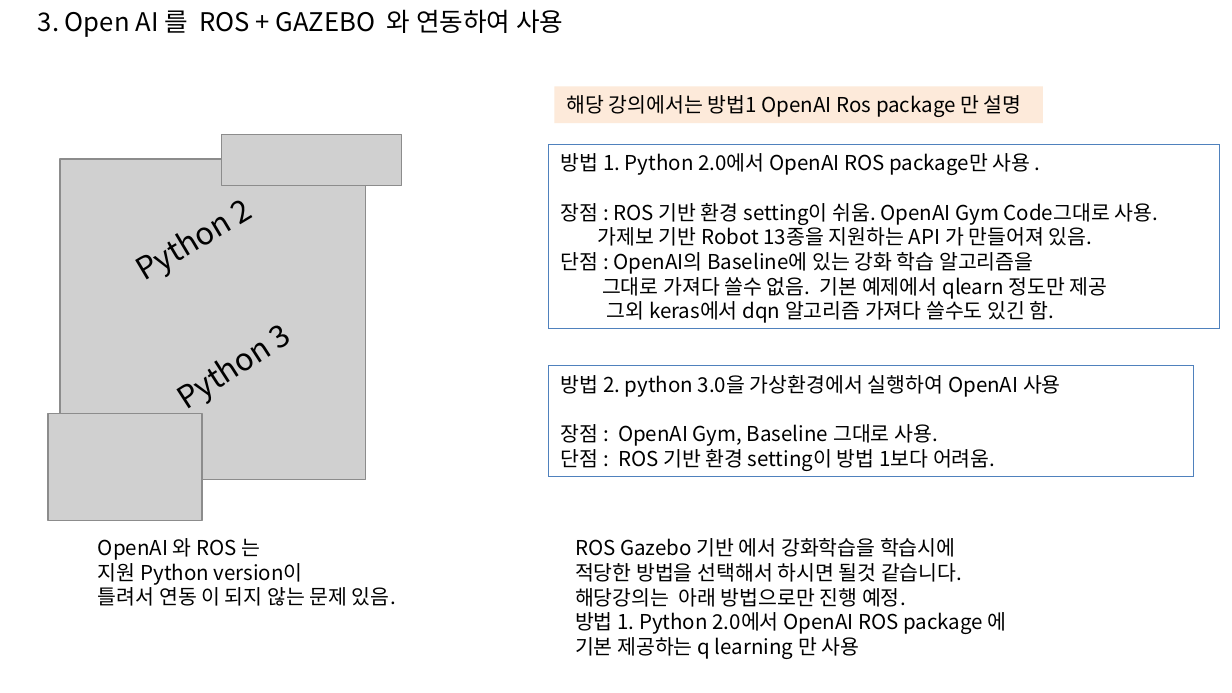
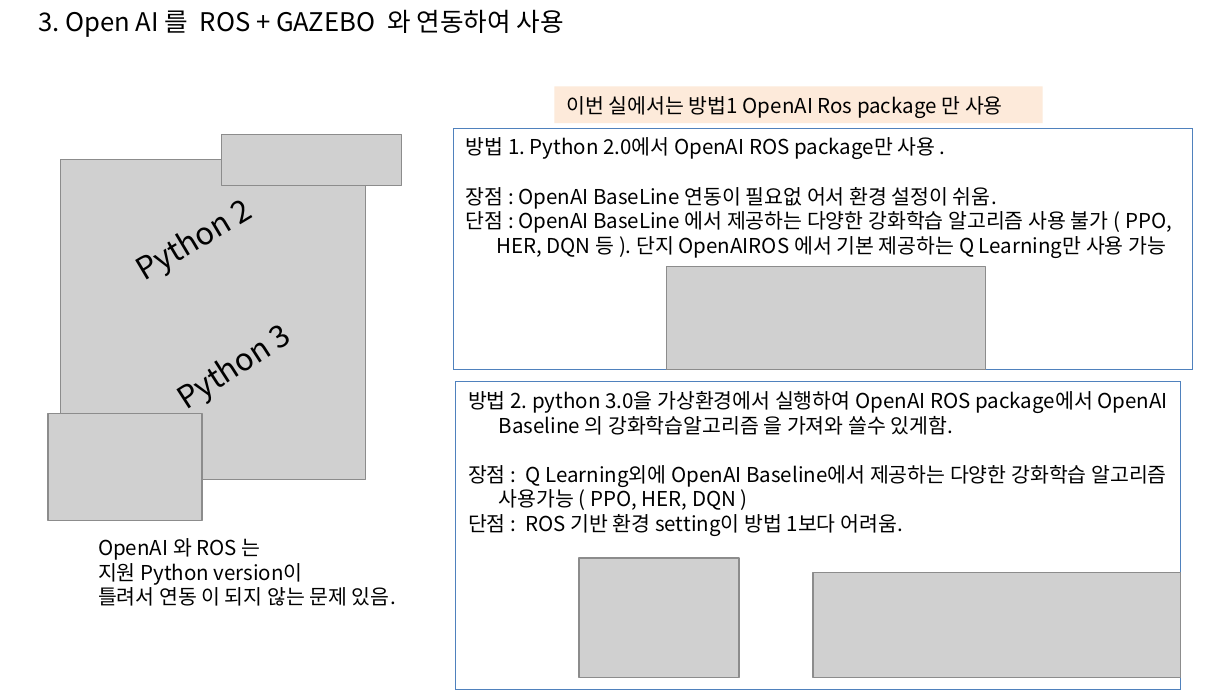
Before and after one commit to jeongam5785/documents, a slide deck: slide 6 of auturbo_2019_spring/auturbo_2019_spring_week5/openai/openai_ros.pptx (slide 4 before the commit). Drawn at 1232x693 pixels with LibreOffice and Linux fonts; fonts in the diff are those of the drawing; grey boxes stand for pictures; background and template pictures are left out. Boxes give left, top, right and bottom in pixels: in the first picture for what was removed or moved away, otherwise in the second. Text is boxed around its words. In the diff, an @@ line names an element or a change of style, - is before the commit and + after.

```diff
--- a/auturbo_2019_spring/auturbo_2019_spring_week5/openai/openai_ros.pptx
+++ b/auturbo_2019_spring/auturbo_2019_spring_week5/openai/openai_ros.pptx
@@ text in rectangle at box(566, 96, 1003, 118): text changed @@
-해당 강의에서는 방법1 OpenAI Ros package 만 설명
+이번 실에서는 방법1 OpenAI Ros package 만 사용
@@ rectangle "방법 1. Python 2.0에서 OpenAI ...": place and size @@
-rectangle "방법 1. Python 2.0에서 OpenAI ..." at box(548, 144, 1220, 329)
+rectangle "방법 1. Python 2.0에서 OpenAI ..." at box(453, 128, 1193, 370)
@@ text in rectangle at box(466, 187, 1172, 258): text changed @@
-장점 : ROS 기반 환경 setting이 쉬움. OpenAI Gym Code그대로 사용.
-가제보 기반 Robot 13종을 지원하는 API 가 만들어져 있음.
-단점 : OpenAI의 Baseline에 있는 강화 학습 알고리즘을
-그대로 가져다 쓸수 없음. 기본 예제에서 qlearn 정도만 제공
-그외 keras에서 dqn 알고리즘 가져다 쓸수도 있긴 함.
+장점 : OpenAI BaseLine 연동이 필요없 어서 환경 설정이 쉬움.
+단점 : OpenAI BaseLine 에서 제공하는 다양한 강화학습 알고리즘 사용 불가 ( PPO, HER, DQN 등 ). 단지 OpenAIROS 에서 기본 제공하는 Q Learning만 사용 가능
@@ picture added at box(667, 266, 986, 368) @@
@@ rectangle "방법 2. python 3.0을 가상환경에서 ...": place and size @@
-rectangle "방법 2. python 3.0을 가상환경에서 ..." at box(548, 366, 1193, 477)
+rectangle "방법 2. python 3.0을 가상환경에서 ..." at box(456, 382, 1181, 690)
@@ text in rectangle at box(468, 391, 1168, 510): text changed @@
-방법 2. python 3.0을 가상환경에서 실행하여 OpenAI 사용
-장점 : OpenAI Gym, Baseline 그대로 사용.
+방법 2. python 3.0을 가상환경에서 실행하여 OpenAI ROS package에서 OpenAI Baseline 의 강화학습알고리즘 을 가져와 쓸수 있게함.
+장점 : Q Learning외에 OpenAI Baseline에서 제공하는 다양한 강화학습 알고리즘 사용가능 ( PPO, HER, DQN )
@@ text removed at box(575, 538, 1007, 659) @@
-ROS Gazebo 기반 에서 강화학습을 학습시에
-적당한 방법을 선택해서 하시면 될것 같습니다.
-해당강의는 아래 방법으로만 진행 예정.
-방법 1. Python 2.0에서 OpenAI ROS package 에
-기본 제공하는 q learning 만 사용
@@ picture added at box(579, 558, 739, 678) @@
@@ picture added at box(813, 573, 1181, 678) @@
```
Also in this commit, not shown: 7 other slides changed, 10 slides added, 2 slides removed, 1 other file.
